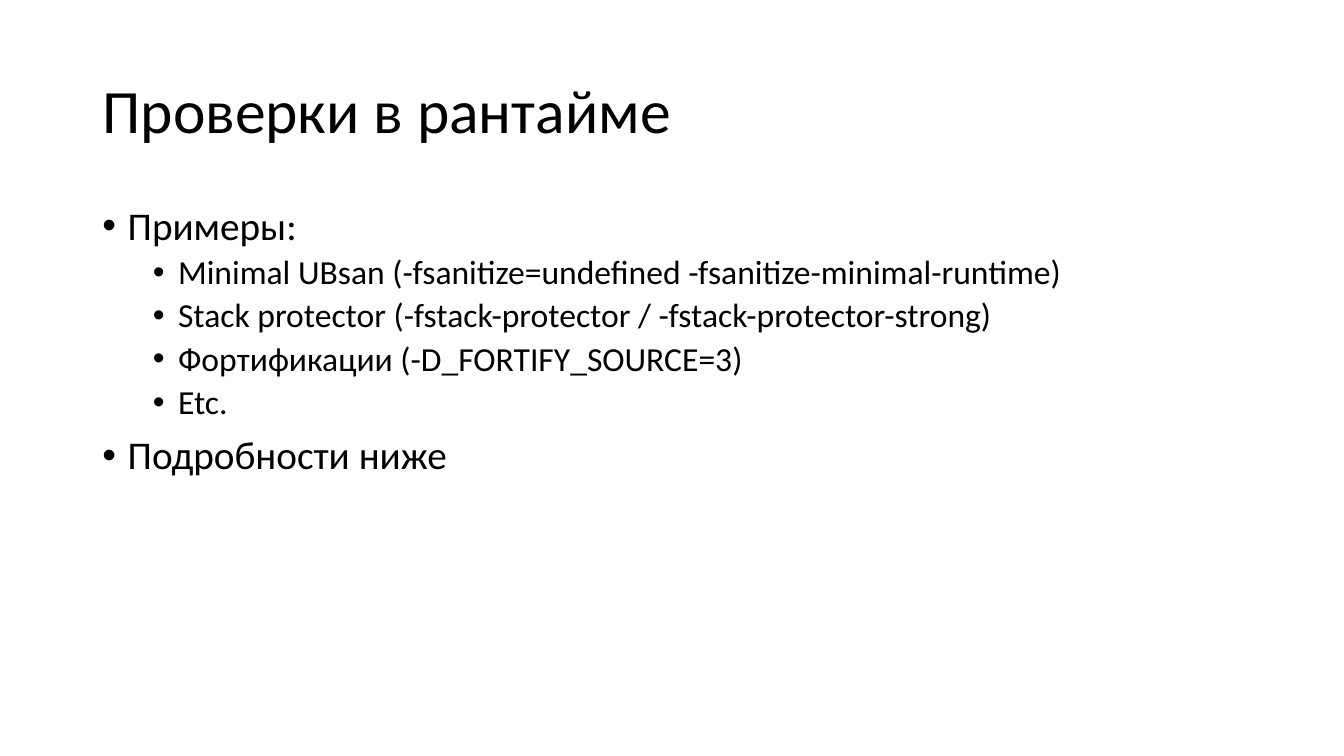
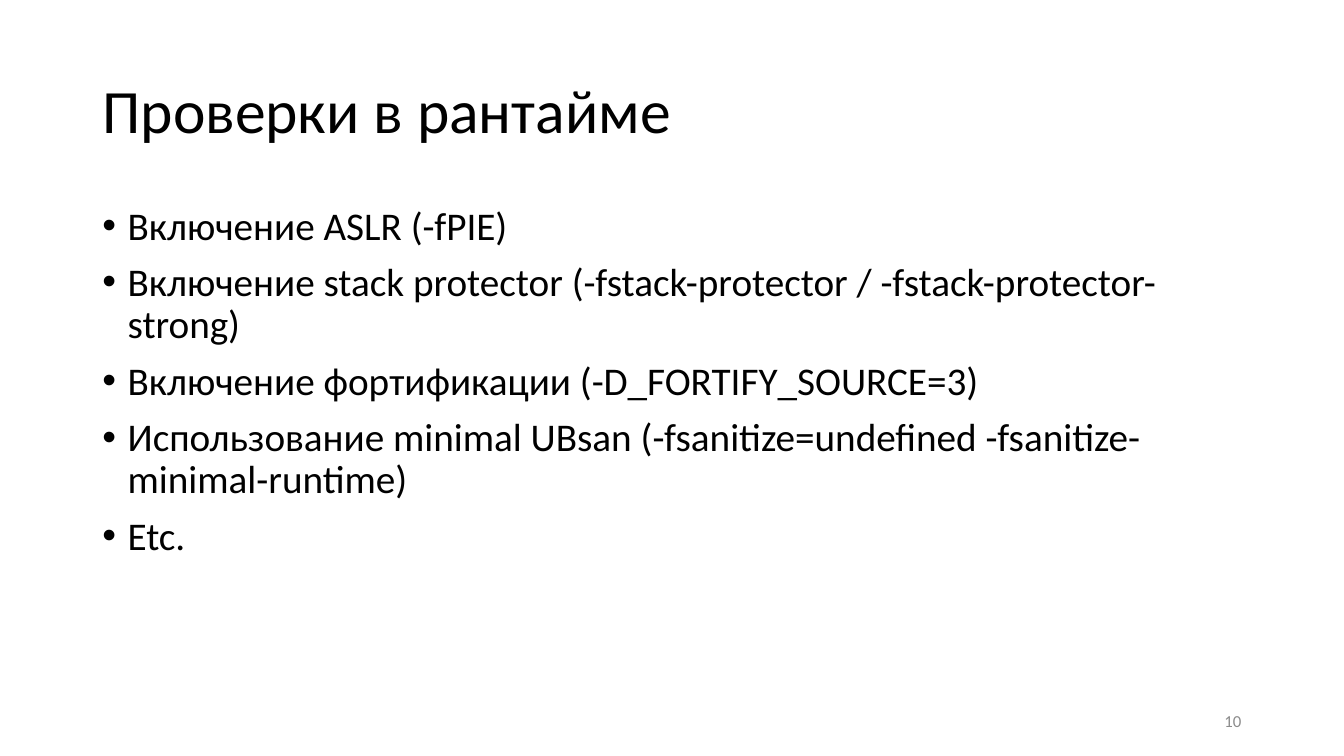
Before and after one commit to yugr/slides, a slide deck: slide 10 of CppZeroCost/2025/Rusyaev/hardening_v1.pptx. Drawn at 1344x756 pixels with LibreOffice and Linux fonts; fonts in the diff are those of the drawing. Boxes give left, top, right and bottom in pixels: in the first picture for what was removed or moved away, otherwise in the second. Text is boxed around its words. In the diff, an @@ line names an element or a change of style, - is before the commit and + after.

```diff
--- a/CppZeroCost/2025/Rusyaev/hardening_v1.pptx
+++ b/CppZeroCost/2025/Rusyaev/hardening_v1.pptx
@@ text at (128, 211, 1156, 498): text changed; size 24 to 28 pt @@
-• Примеры:
-  • Minimal UBsan (-fsanitize=undefined -fsanitize-minimal-runtime)
-  • Stack protector (-fstack-protector / -fstack-protector-strong)
-  • Фортификации (-D_FORTIFY_SOURCE=3)
+• Включение ASLR (-fPIE)
+• Включение stack protector (-fstack-protector / -fstack-protector-strong)
+• Включение фортификации (-D_FORTIFY_SOURCE=3)
+• Использование minimal UBsan (-fsanitize=undefined -fsanitize-minimal-runtime)
@@ text at (128, 442, 447, 476): paragraph removed @@
-• Подробности ниже
@@ text at (128, 525, 186, 551): size 24 to 28 pt in "Etc."; list level 2 to 1 in "Etc." @@
@@ page number added at (1224, 716, 1241, 727), 12 pt, text #8C8C8C @@
+10
```
Also in this commit, not shown: 27 other slides changed, 2 slides added, 1 other file.
